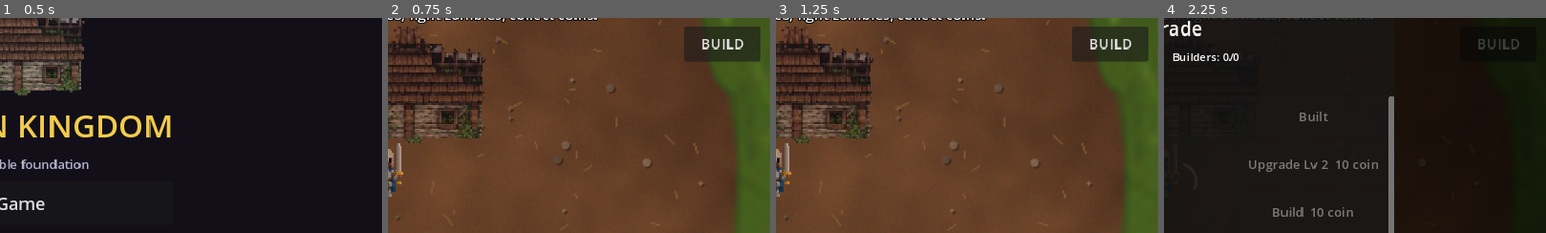
Above: before the commit, frames 1-4 (left to right).
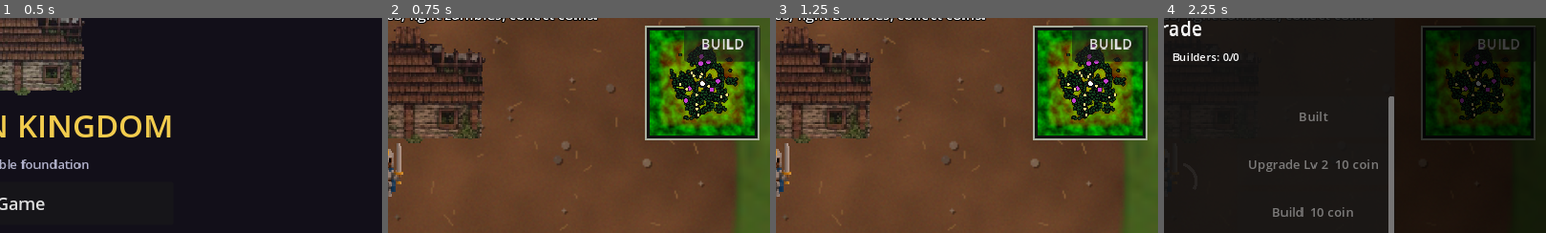
Above: after the commit, the same moments.

Repository: afie-boop/The-Fallen-Kingdom
Game: Godot game, scene res://scenes/main_menu.tscn
Two runs of this game, one before a commit and one after it. Both use one fixed random seed, a clock stepped at 60 frames per second and the inputs below.
Inputs:
- Up to frame 1 (0.5 s): no input
- Up to frame 2 (0.75 s): click "New Game" at 0.5 s
- Up to frame 3 (1.25 s): no input
- Up to frame 4 (2.25 s): click "BUILD" at 1.25 s; click "Build 6 coin" at 2 s
The pictures show only the part of the screen within x 50-100%, y 11-61%; the shares and areas given below are measured in that part.

Frame 1 is identical in both runs. In frame 2, 15% of the frame differs, in the area x 67-98%, y 3-57%; in frame 3, 15%; in frame 4, 3.5%.

Commit message:
Add live island minimap to gameplay HUD

Diff:
--- a/extracted/The-Fallen-Kingdom/scripts/game.gd
+++ b/extracted/The-Fallen-Kingdom/scripts/game.gd
@@ -84,6 +84,7 @@
 
     hud = Hud.new()
     add_child(hud)
+    hud.setup_minimap(GameState.island, player, castle, entities, _world_rect.size)
     _connect_signals()
     hud.update_hp(player.hp, player.max_hp)
 
--- a/extracted/The-Fallen-Kingdom/scripts/hud.gd
+++ b/extracted/The-Fallen-Kingdom/scripts/hud.gd
@@ -44,6 +44,7 @@
 var build_open: bool = false
 var _clock_t: float = 0.0
 var _hint_label: Label
+var _minimap: GameMiniMap
 
 
 func _ready() -> void:
@@ -55,6 +56,10 @@
     _root.set_anchors_and_offsets_preset(Control.PRESET_FULL_RECT)
     _build_status()
     _build_controls()
+    _minimap = GameMiniMap.new()
+    _minimap.size = Vector2(142, 142)
+    _minimap.mouse_filter = Control.MOUSE_FILTER_IGNORE
+    _root.add_child(_minimap)
     _build_death_panel()
     _build_pause_panel()
     _build_build_panel()
@@ -94,6 +99,11 @@
 
 
 # --- public API --------------------------------------------------------------
+
+func setup_minimap(island: IslandMap, player_node: Node2D, castle_node: Node2D, world_nodes: Node2D, world_size: Vector2) -> void:
+    if _minimap != null:
+        _minimap.setup(island, player_node, castle_node, world_nodes, world_size)
+
 
 func update_hp(hp: float, max_hp: float) -> void:
     _hp_fill.size.x = BAR_W * clampf(hp / maxf(1.0, max_hp), 0.0, 1.0)
@@ -237,6 +247,9 @@
     interact_button.position = Vector2(attack_button.position.x - u * 0.6, attack_button.position.y - u - 18.0)
     pause_button.size = Vector2(52, 52)
     pause_button.position = Vector2(vs.x - 52.0 - 14.0, 10.0)
+    if _minimap != null:
+        _minimap.position = Vector2(vs.x - 156.0, 72.0)
+        _minimap.size = Vector2(142.0, 142.0)
     if _build_btn != null:
         _build_btn.size = Vector2(96, 44)
         _build_btn.position = Vector2(vs.x - 96.0 - 12.0, 72.0)
--- /dev/null
+++ b/extracted/The-Fallen-Kingdom/scripts/minimap.gd
@@ -0,0 +1,55 @@
+class_name GameMiniMap
+extends Control
+## Compact live overview of the island and nearby points of interest.
+
+var island: IslandMap
+var player: Node2D
+var castle: Node2D
+var entities: Node2D
+var world_size: Vector2 = Vector2(4800, 4800)
+var _refresh_t: float = 0.0
+
+func setup(map_data: IslandMap, player_node: Node2D, castle_node: Node2D, world_nodes: Node2D, size: Vector2) -> void:
+    island = map_data
+    player = player_node
+    castle = castle_node
+    entities = world_nodes
+    world_size = size
+    queue_redraw()
+
+func _process(delta: float) -> void:
+    _refresh_t -= delta
+    if _refresh_t <= 0.0:
+        _refresh_t = 0.18
+        queue_redraw()
+
+func _draw() -> void:
+    var rect := Rect2(Vector2.ZERO, size)
+    draw_rect(rect, Color(0.035, 0.055, 0.065, 0.9), true)
+    draw_rect(rect, Color(0.72, 0.75, 0.68, 0.9), false, 2.0)
+    if island == null or island.texture == null:
+        return
+    var pad := Rect2(Vector2(5, 5), size - Vector2(10, 10))
+    draw_texture_rect(island.texture, pad, false, Color(0.75, 0.88, 0.76))
+    if entities != null and is_instance_valid(entities):
+        _draw_group("trees", Color(0.08, 0.25, 0.11), 1.4, pad)
+        _draw_group("zombie_caves", Color(0.78, 0.25, 0.82), 2.8, pad)
+        _draw_group("wildlife", Color(0.96, 0.88, 0.53), 1.7, pad)
+    if castle != null and is_instance_valid(castle):
+        _dot(_to_map(castle.global_position, pad), Color(1.0, 0.72, 0.22), 3.5)
+    if player != null and is_instance_valid(player):
+        var p := _to_map(player.global_position, pad)
+        _dot(p, Color(0.98, 0.98, 1.0), 3.0)
+        draw_arc(p, 5.0, 0.0, TAU, 24, Color(0.08, 0.12, 0.16), 1.0)
+
+func _draw_group(group_name: String, color: Color, radius: float, pad: Rect2) -> void:
+    for node in get_tree().get_nodes_in_group(group_name):
+        if node is Node2D and is_instance_valid(node):
+            _dot(_to_map((node as Node2D).global_position, pad), color, radius)
+
+func _to_map(world_pos: Vector2, pad: Rect2) -> Vector2:
+    return pad.position + Vector2(world_pos.x / world_size.x * pad.size.x, world_pos.y / world_size.y * pad.size.y)
+
+func _dot(p: Vector2, color: Color, radius: float) -> void:
+    draw_circle(p, radius + 1.0, Color(0.02, 0.025, 0.03, 0.8))
+    draw_circle(p, radius, color)
